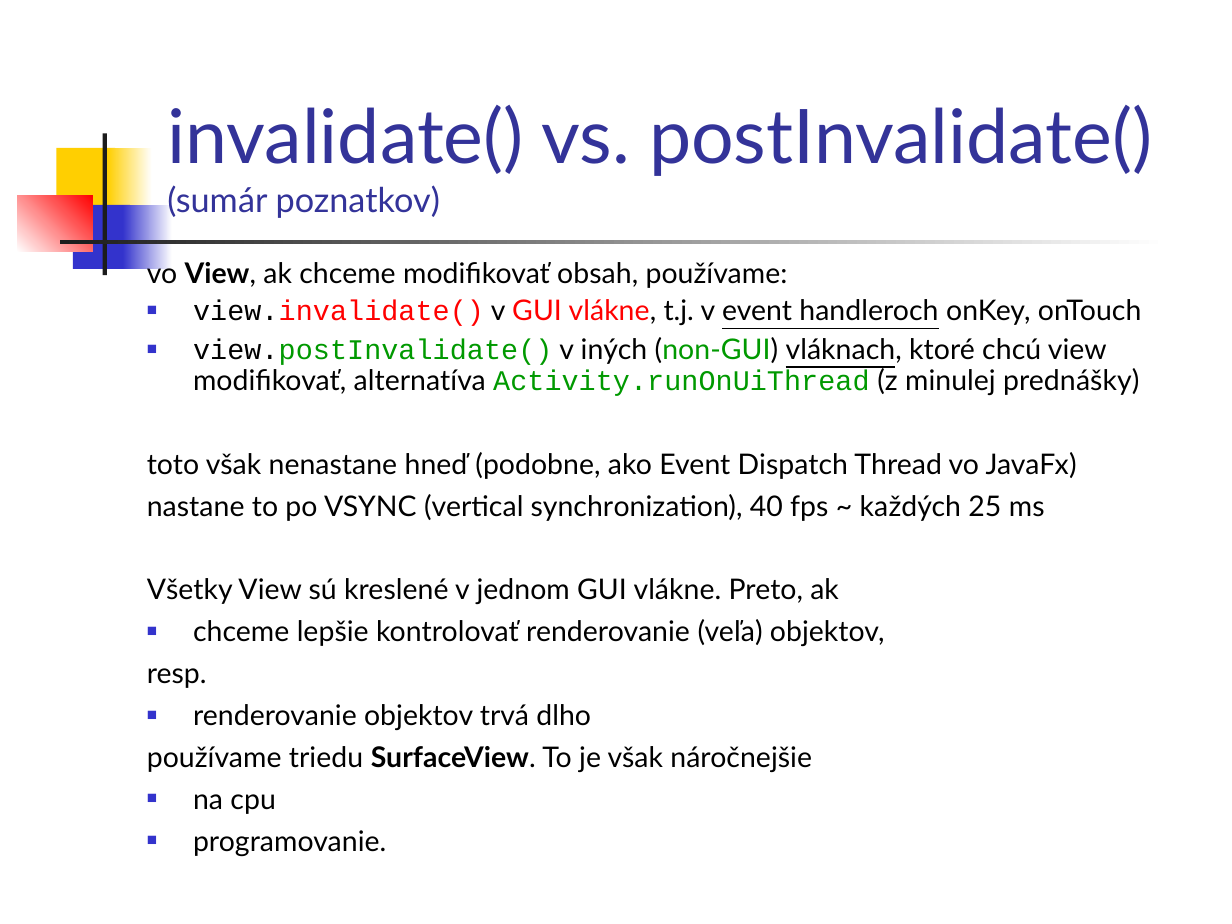
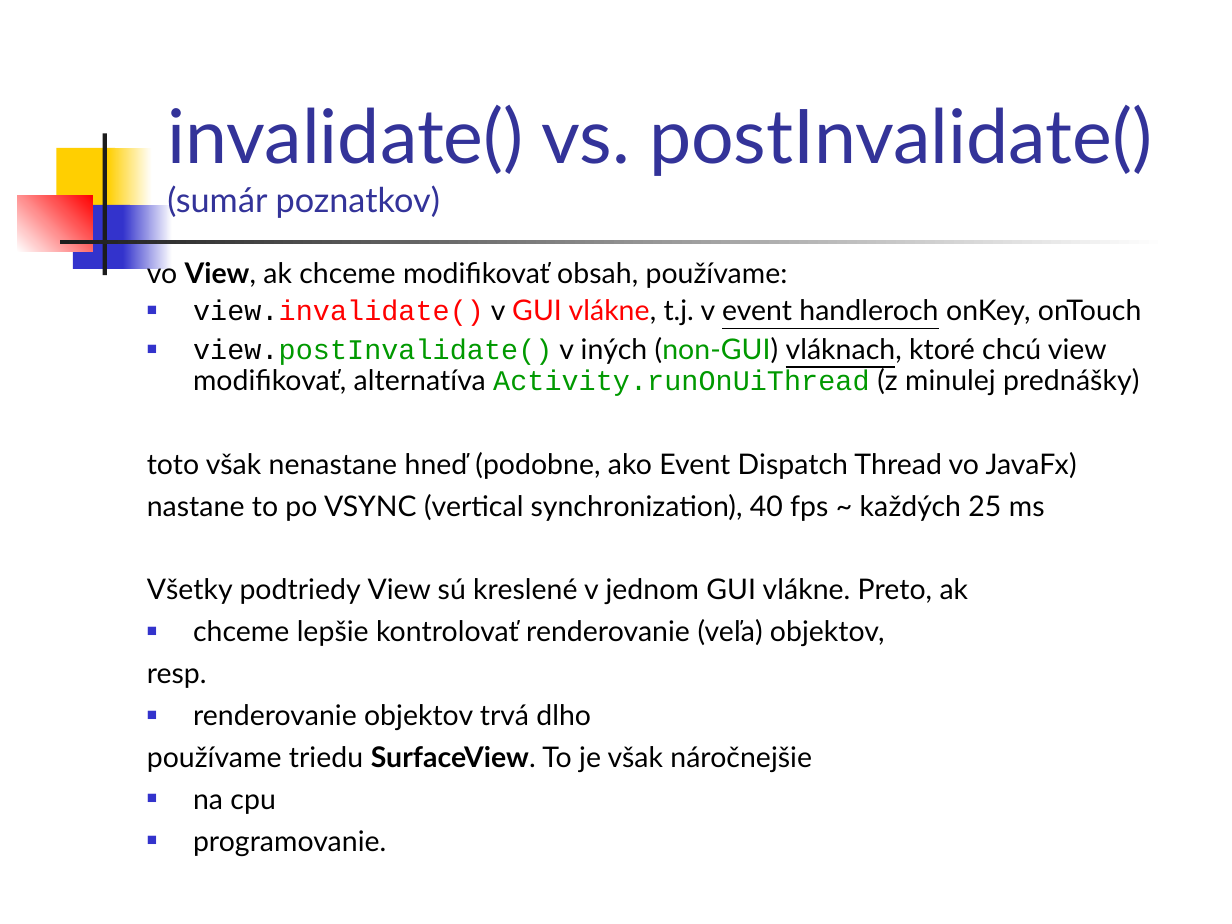
Before and after one commit to vmandro/Prednasky, a slide deck: slide 12 of 05/05_Android.ppt (slide 7 before the commit). Drawn at 1232x924 pixels with LibreOffice and Linux fonts; fonts in the diff are those of the drawing. Boxes give left, top, right and bottom in pixels: in the first picture for what was removed or moved away, otherwise in the second. Text is boxed around its words. In the diff, an @@ line names an element or a change of style, - is before the commit and + after.

```diff
--- a/05/05_Android.ppt
+++ b/05/05_Android.ppt
@@ text at box(147, 578, 969, 604): text changed @@
-Všetky View sú kreslené v jednom GUI vlákne. Preto, ak
+Všetky podtriedy View sú kreslené v jednom GUI vlákne. Preto, ak
```
Also in this commit, not shown: 3 other slides changed, 7 slides added, 3 other files.
